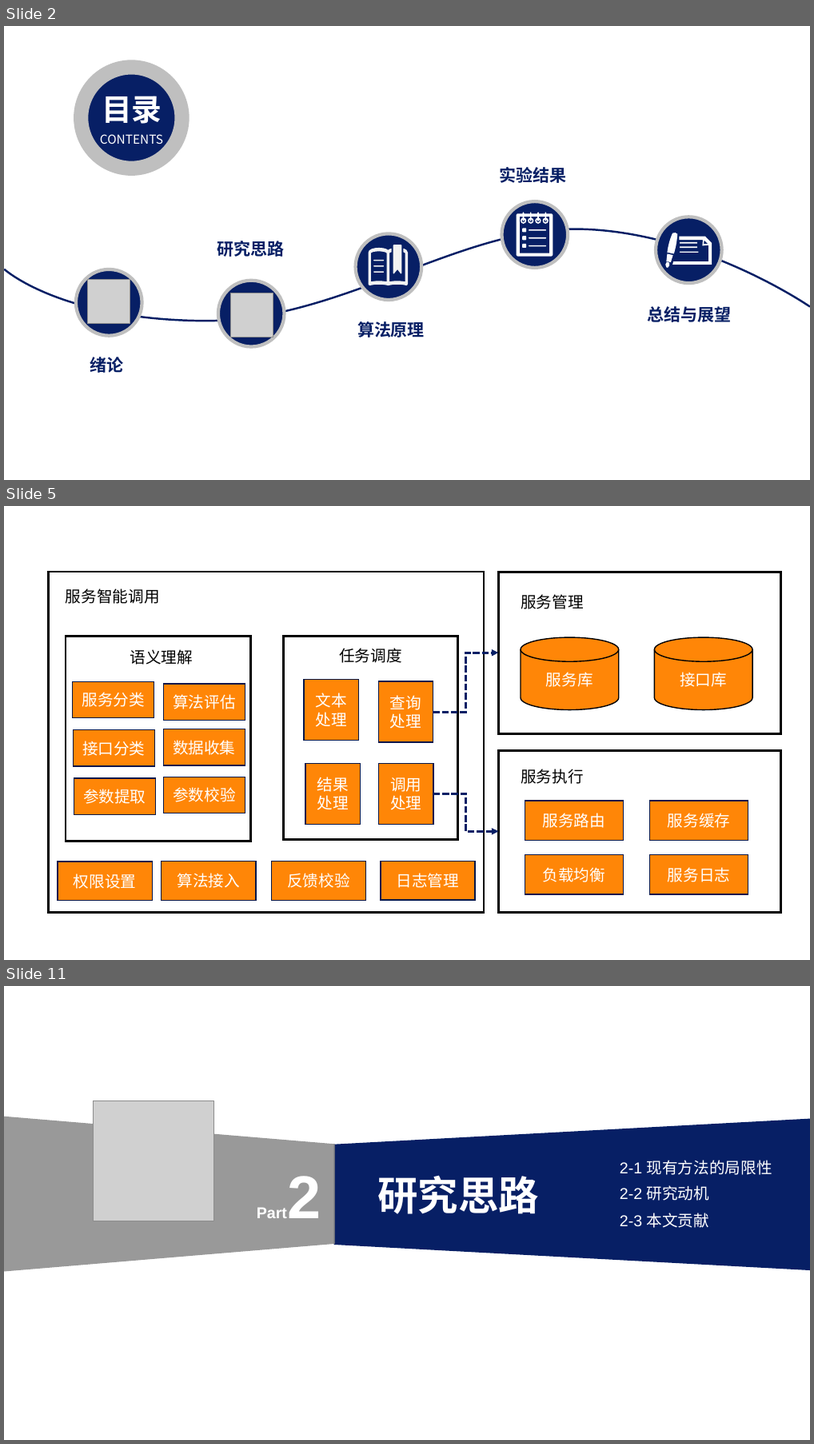
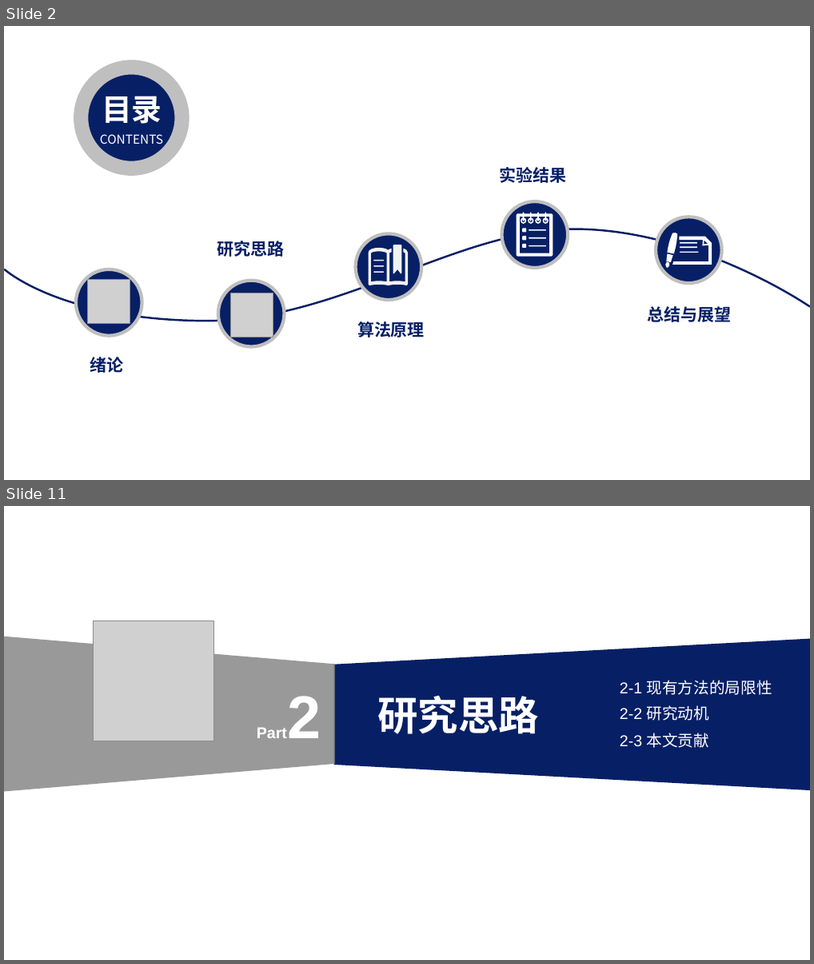
Before and after one commit to weixiao2333/zjuthesis-mphil, a slide deck: 硕士毕业论文答辩PPT.pptx. Shown one above the other, each under a label of ours: slides 2, 5 and 11 before the commit, slides 2 and 11 after it; the slides between them are not shown. The pictures are 814x1444 and 814x964 pixels, drawn with LibreOffice and Linux fonts; fonts in the diff are those of the drawing; grey boxes stand for pictures. Boxes give left, top, right and bottom in pixels: in the first picture for what was removed or moved away, otherwise in the second. Text is boxed around its words. In the diff, an @@ line names an element or a change of style, - is before the commit and + after.

```diff
--- a/硕士毕业论文答辩PPT.pptx
+++ b/硕士毕业论文答辩PPT.pptx
@@ slide 5 removed at [4, 506, 810, 960], background #FFFFFF @@
@@ group removed at [48, 572, 782, 912]: 23 rectangles, 5 texts, 2 cylinders, 2 elbow arrows @@
-服务库
-服务分类
-服务管理
-服务智能调用
-文本处理
-语义理解
-接口库
-服务执行
-服务路由
-服务缓存
-负载均衡
-服务日志
-查询处理
-结果处理
-任务调度
-权限设置
-算法接入
-反馈校验
-日志管理
-算法评估
-接口分类
-数据收集
-参数提取
-参数校验
-调用处理
```
Also in this commit, not shown: 11 slides changed, 4 slides added, 3 other slides removed.
